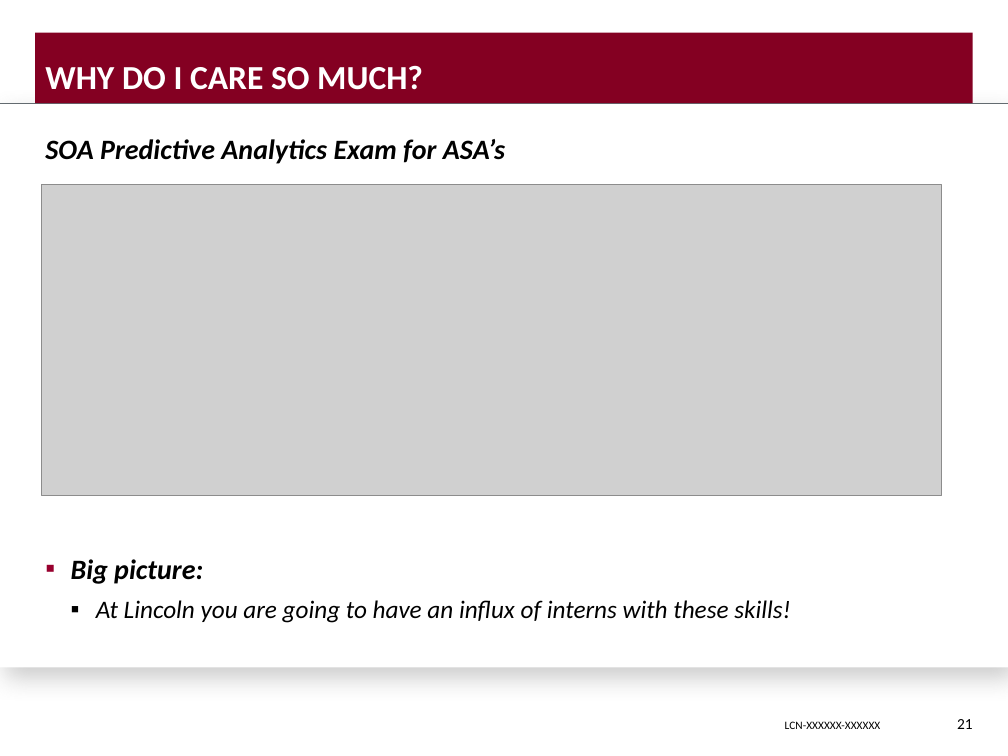
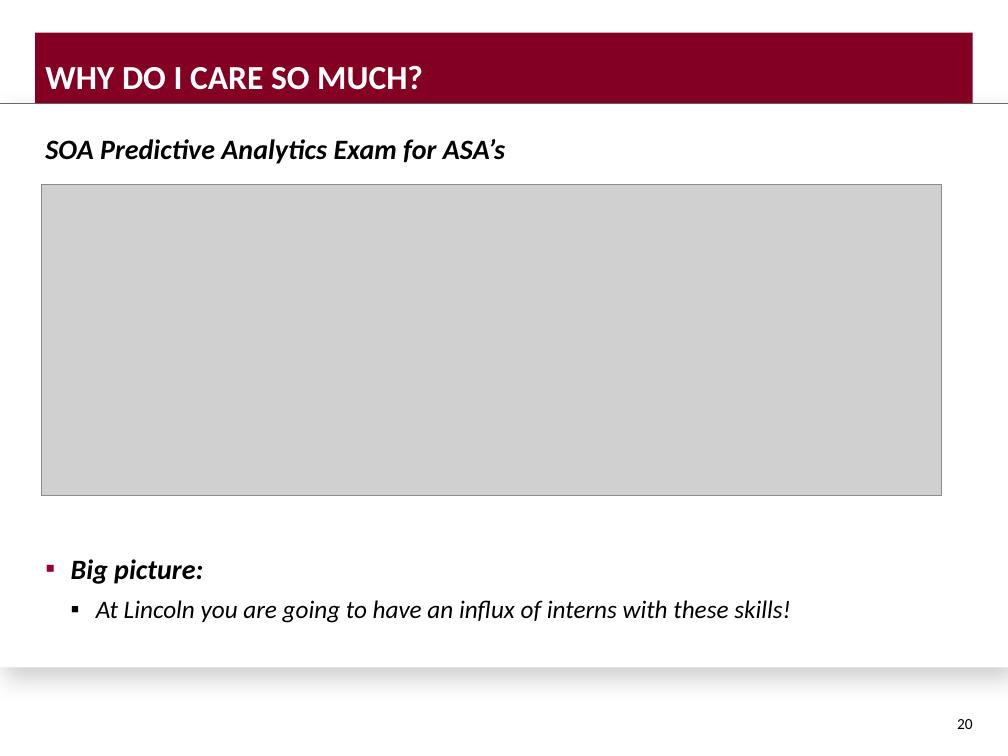
Before and after one commit to DavisVaughan/slides, a slide deck: slide 20 of final-presentation/final-presentation-davis-vaughan.pptx (slide 21 before the commit). Drawn at 1008x756 pixels with LibreOffice and Linux fonts; fonts in the diff are those of the drawing; grey boxes stand for pictures; background and template pictures are left out. Boxes give left, top, right and bottom in pixels: in the first picture for what was removed or moved away, otherwise in the second. Text is boxed around its words. In the diff, an @@ line names an element or a change of style, - is before the commit and + after.

```diff
--- a/final-presentation/final-presentation-davis-vaughan.pptx
+++ b/final-presentation/final-presentation-davis-vaughan.pptx
@@ page number at (957, 719, 973, 729): text changed @@
-21
+20
@@ text removed at (785, 721, 881, 729) @@
-LCN-XXXXXX-XXXXXX
```
Also in this commit, not shown: 19 other slides changed, 1 slide added, 2 slides removed, 5 other files.
